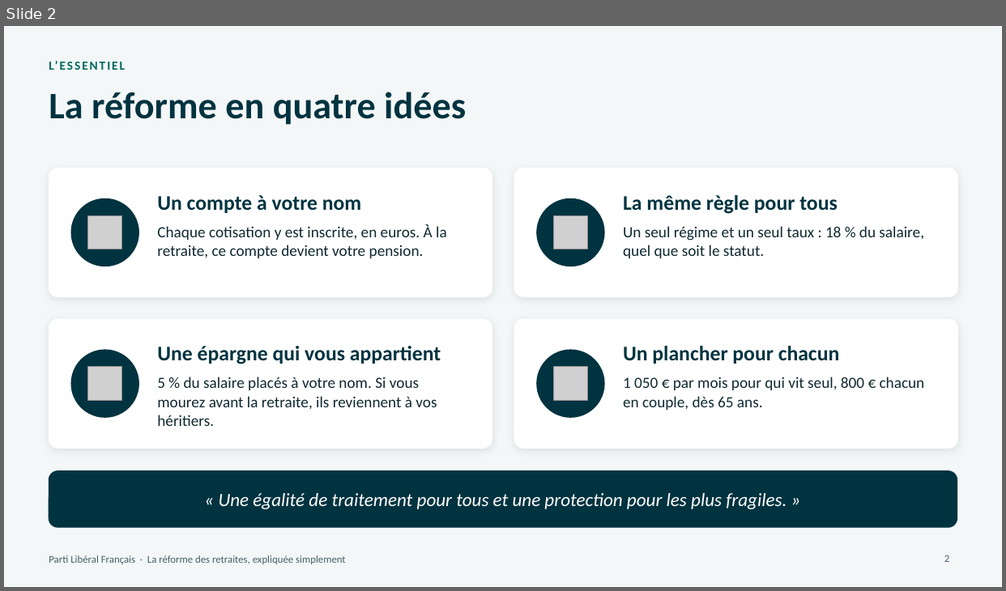
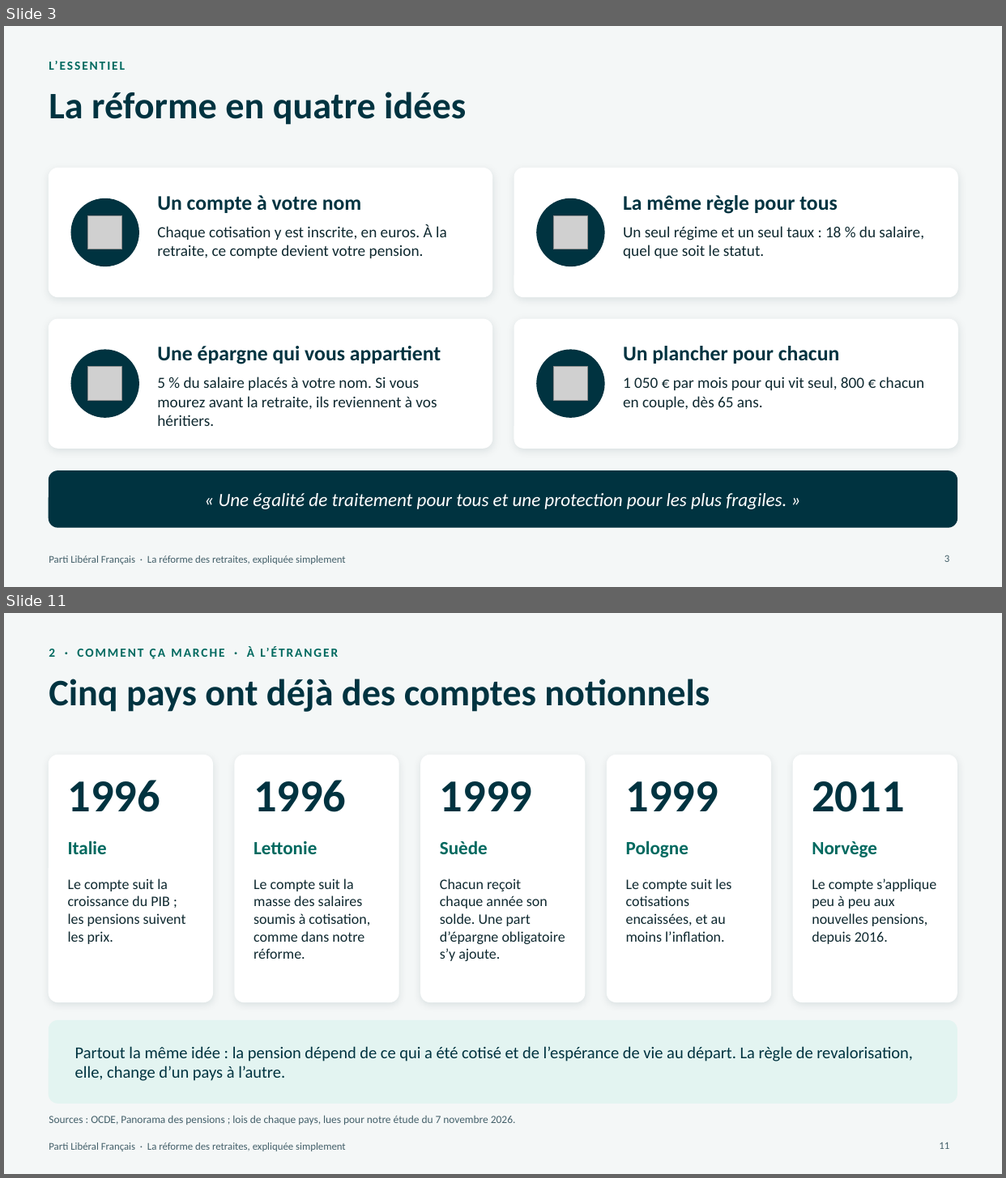
Before and after one commit to g-pliberal/retraitecomptenotionelle, a slide deck: docs/presentation_adherents_novembre_2026.pptx. Shown one above the other, each under a label of ours: slide 2 before the commit, slides 3 and 11 after it; the slides between them are not shown. The pictures are 1006x591 and 1006x1178 pixels, drawn with LibreOffice and Linux fonts; fonts in the diff are those of the drawing; grey boxes stand for pictures. Boxes give left, top, right and bottom in pixels: in the first picture for what was removed or moved away, otherwise in the second. Text is boxed around its words. In the diff, an @@ line names an element or a change of style, - is before the commit and + after.

```diff
--- a/docs/presentation_adherents_novembre_2026.pptx
+++ b/docs/presentation_adherents_novembre_2026.pptx
@@ slide 11 added at bbox=[4, 613, 1002, 1174], background #F4F7F7; not listed: 1 template element that a slide beside it also shows @@
@@ text added at bbox=[49, 646, 269, 657], 12 pt, text #00695F, bold @@
+2 · COMMENT ÇA MARCHE · À L’ÉTRANGER
@@ title added at bbox=[49, 679, 710, 712], 36 pt, text #003340, bold @@
+Cinq pays ont déjà des comptes notionnels
@@ rounded rectangle added at bbox=[49, 756, 213, 1003], fill #FFFFFF, outline #FFFFFF 1 pt @@
@@ rounded rectangle added at bbox=[236, 756, 399, 1003], fill #FFFFFF, outline #FFFFFF 1 pt @@
@@ rounded rectangle added at bbox=[421, 756, 585, 1003], fill #FFFFFF, outline #FFFFFF 1 pt @@
@@ rounded rectangle added at bbox=[607, 756, 771, 1003], fill #FFFFFF, outline #FFFFFF 1 pt @@
@@ rounded rectangle added at bbox=[793, 756, 957, 1003], fill #FFFFFF, outline #FFFFFF 1 pt @@
@@ text added at bbox=[68, 780, 160, 812], 44 pt, text #003340, bold @@
+1996
@@ text added at bbox=[253, 780, 346, 812], 44 pt, text #003340, bold @@
+1996
@@ text added at bbox=[440, 781, 532, 811], 44 pt, text #003340, bold @@
+1999
@@ text added at bbox=[626, 781, 718, 811], 44 pt, text #003340, bold @@
+1999
@@ text added at bbox=[812, 781, 904, 812], 44 pt, text #003340, bold @@
+2011
@@ text added at bbox=[68, 841, 107, 854], 18 pt, text #00695F, bold @@
+Italie
@@ text added at bbox=[253, 841, 317, 854], 18 pt, text #00695F, bold @@
+Lettonie
@@ text added at bbox=[440, 841, 488, 854], 18 pt, text #00695F, bold @@
+Suède
@@ text added at bbox=[626, 841, 688, 858], 18 pt, text #00695F, bold @@
+Pologne
@@ text added at bbox=[812, 841, 877, 858], 18 pt, text #00695F, bold @@
+Norvège
@@ text added at bbox=[68, 879, 186, 944], 14 pt, text #0F2930 @@
+Le compte suit la croissance du PIB ; les pensions suivent les prix.
@@ text added at bbox=[253, 879, 370, 959], 14 pt, text #0F2930 @@
+Le compte suit la masse des salaires soumis à cotisation, comme dans notre réforme.
@@ text added at bbox=[440, 879, 565, 961], 14 pt, text #0F2930 @@
+Chacun reçoit chaque année son solde. Une part d’épargne obligatoire s’y ajoute.
@@ text added at bbox=[626, 879, 731, 942], 14 pt, text #0F2930 @@
+Le compte suit les cotisations encaissées, et au moins l’inflation.
@@ text added at bbox=[812, 879, 936, 944], 14 pt, text #0F2930 @@
+Le compte s’applique peu à peu aux nouvelles pensions, depuis 2016.
@@ rounded rectangle added at bbox=[49, 1021, 957, 1103], fill #E3F4F1, outline #E3F4F1 1 pt @@
@@ text added at bbox=[75, 1046, 913, 1081], 16 pt, text #003340 @@
+Partout la même idée : la pension dépend de ce qui a été cotisé et de l’espérance de vie au départ. La règle de revalorisation, elle, change d’un pays à l’autre.
@@ text added at bbox=[49, 1115, 516, 1125], 10.5 pt, text #44606A @@
+Sources : OCDE, Panorama des pensions ; lois de chaque pays, lues pour notre étude du 7 novembre 2026.
@@ page number added at bbox=[939, 1143, 949, 1149], 10 pt, text #44606A @@
+11
@@ what was slide 2 is now slide 3 @@
@@ page number at bbox=[944, 555, 949, 562]: text changed @@
-2
+3
```
Also in this commit, not shown: 18 slides changed, 9 other slides added, 2 other files.
